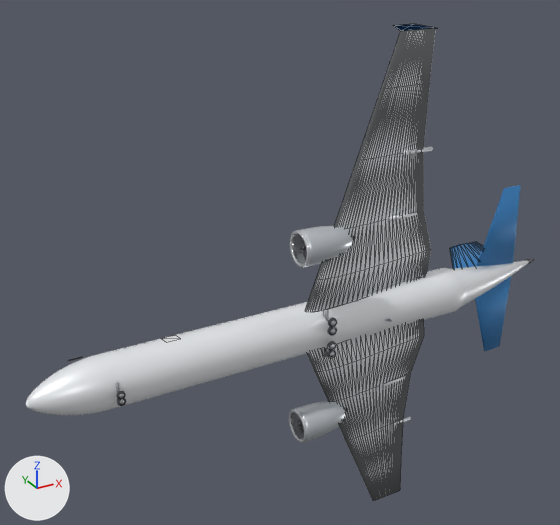
Two versions of the glTF model public/models/e190-e2.glb, one commit apart.
Both versions are drawn from a 50 mm camera at (-22.9, -35.7, 22.6) aimed at (-1.2, 3.7, 2.8). The axes (+X, +Y, +Z) are drawn at lower left. The lights are the same throughout. The first picture is the older version. Mesh edges are drawn as thin lines on the coarser meshes. Where no turn or scale is listed for an object, it has been applied to the vertices.

Names of what the first picture shows: 'Fin', 'Fuselage', 'HStab_L', 'HStab_R', 'Nacelle_-1_0', 'Nacelle_1_0', 'Wing_L', 'Wing_R' and 16 more.
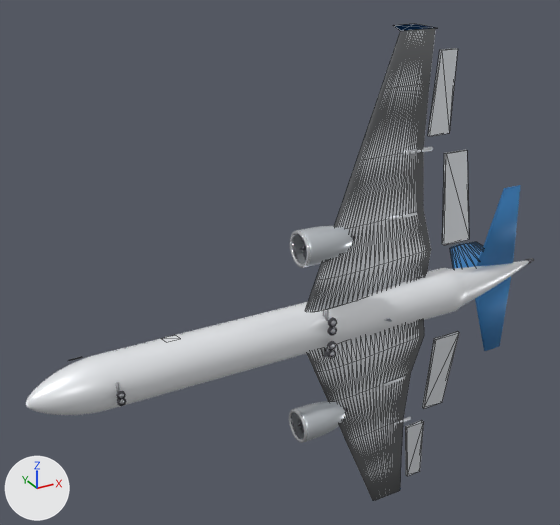
Where the change shows, as pixel boxes [x1, y1, x2, y2] in the pictures (560 x 525 px):
'Flap_R', added
    after: [443, 150, 469, 245]
'Aileron_R', added
    after: [428, 48, 458, 136]
'Flap_L', added
    after: [422, 331, 459, 408]
'Aileron_L', added
    after: [405, 420, 424, 476]

Diff of the bpy script that builds the scene:
```diff
--- a/public/models/e190-e2.glb.py
+++ b/public/models/e190-e2.glb.py
@@ me_aileron_r @@
+me_aileron_r.from_pydata([(-0.4, -0.15, -2.49), (0.4, 0.33, 2.49), (1.61, 0.33, 2.49), (1.11, -0.15, -2.49), (-0.4, -0.33, -2.49), (0.4, 0.15, 2.49), (1.61, 0.15, 2.49), (1.11, -0.33, -2.49)], [], [(0, 1, 2), (0, 2, 3), (7, 6, 5), (7, 5, 4), (0, 4, 5), (0, 5, 1), (1, 5, 6), (1, 6, 2), (2, 6, 7), (2, 7, 3), (3, 7, 4), (3, 4, 0)])
+me_aileron_r.materials.append(mat_hd_wing)  # white #eaedf2
@@ me_flap_r @@
+me_flap_r.from_pydata([(0.0, -0.19, -2.96), (0.0, 0.38, 2.96), (1.66, 0.38, 2.96), (2.08, -0.19, -2.96), (0.0, -0.38, -2.96), (0.0, 0.19, 2.96), (1.66, 0.19, 2.96), (2.08, -0.38, -2.96)], [], [(0, 1, 2), (0, 2, 3), (7, 6, 5), (7, 5, 4), (0, 4, 5), (0, 5, 1), (1, 5, 6), (1, 6, 2), (2, 6, 7), (2, 7, 3), (3, 7, 4), (3, 4, 0)])
+me_flap_r.materials.append(mat_hd_wing)  # white #eaedf2
@@ me_aileron_l @@
+me_aileron_l.from_pydata([(-0.4, -0.15, 2.49), (0.4, 0.33, -2.49), (1.61, 0.33, -2.49), (1.11, -0.15, 2.49), (-0.4, -0.33, 2.49), (0.4, 0.15, -2.49), (1.61, 0.15, -2.49), (1.11, -0.33, 2.49)], [], [(0, 3, 2), (0, 2, 1), (7, 4, 5), (7, 5, 6), (0, 1, 5), (0, 5, 4), (1, 2, 6), (1, 6, 5), (2, 3, 7), (2, 7, 6), (3, 0, 4), (3, 4, 7)])
+me_aileron_l.materials.append(mat_hd_wing)  # white #eaedf2
@@ me_flap_l @@
+me_flap_l.from_pydata([(0.0, -0.19, 2.96), (0.0, 0.38, -2.96), (1.66, 0.38, -2.96), (2.08, -0.19, 2.96), (0.0, -0.38, 2.96), (0.0, 0.19, -2.96), (1.66, 0.19, -2.96), (2.08, -0.38, 2.96)], [], [(0, 3, 2), (0, 2, 1), (7, 4, 5), (7, 5, 6), (0, 1, 5), (0, 5, 4), (1, 2, 6), (1, 6, 5), (2, 3, 7), (2, 7, 6), (3, 0, 4), (3, 4, 7)])
+me_flap_l.materials.append(mat_hd_wing)  # white #eaedf2
@@ ob_aileron_r @@
+ob_aileron_r = bpy.data.objects.new('Aileron_R', me_aileron_r)
+ob_aileron_r.location = (7.83, 0.81, 13.12)
@@ ob_flap_r @@
+ob_flap_r = bpy.data.objects.new('Flap_R', me_flap_r)
+ob_flap_r.location = (8.76, 0.16, 6.43)
@@ ob_aileron_l @@
+ob_aileron_l = bpy.data.objects.new('Aileron_L', me_aileron_l)
+ob_aileron_l.location = (7.83, 0.81, -13.12)
@@ ob_flap_l @@
+ob_flap_l = bpy.data.objects.new('Flap_L', me_flap_l)
+ob_flap_l.location = (8.76, 0.16, -6.43)
```
